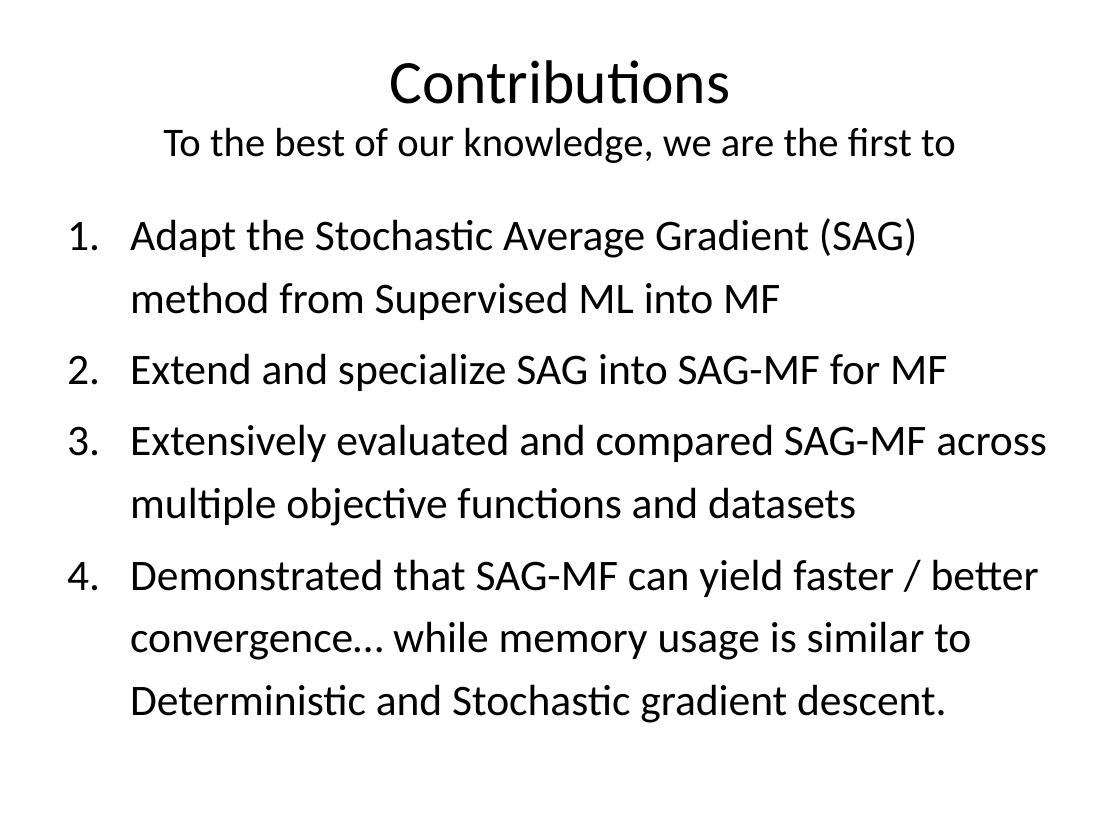
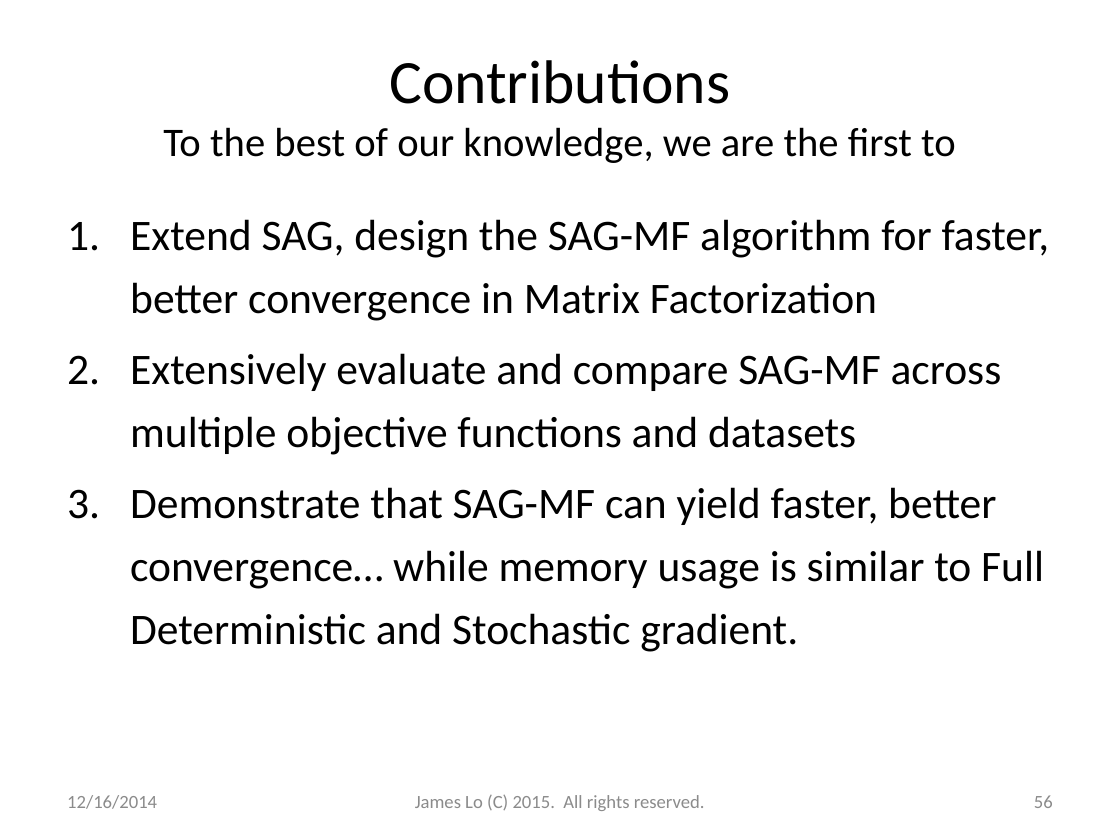
Before and after one commit to jamestklo/MatrixFactorizationMatlab, a slide deck: slide 56 of cs534L-SAGmf.pptx (slide 53 before the commit). Drawn at 1120x840 pixels with LibreOffice and Linux fonts; fonts in the diff are those of the drawing. Boxes give left, top, right and bottom in pixels: in the first picture for what was removed or moved away, otherwise in the second. Text is boxed around its words. In the diff, an @@ line names an element or a change of style, - is before the commit and + after.

```diff
--- a/cs534L-SAGmf.pptx
+++ b/cs534L-SAGmf.pptx
@@ text at <box>130,219,1050,652</box>: text changed @@
-1. Adapt the Stochastic Average Gradient (SAG) method from Supervised ML into MF
-2. Extend and specialize SAG into SAG-MF for MF
-3. Extensively evaluated and compared SAG-MF across multiple objective functions and datasets
-4. Demonstrated that SAG-MF can yield faster / better convergence… while memory usage is similar to Deterministic and Stochastic gradient descent.
+1. Extend SAG, design the SAG-MF algorithm for faster, better convergence in Matrix Factorization
+2. Extensively evaluate and compare SAG-MF across multiple objective functions and datasets
+3. Demonstrate that SAG-MF can yield faster, better convergence… while memory usage is similar to Full Deterministic and Stochastic gradient.
@@ text added at <box>67,795,157,809</box>, 12 pt, text #8C8C8C @@
+12/16/2014
@@ text added at <box>415,795,705,811</box>, 12 pt, text #8C8C8C @@
+James Lo (C) 2015. All rights reserved.
@@ page number added at <box>1034,795,1053,808</box>, 12 pt, text #8C8C8C @@
+56
```
Also in this commit, not shown: 45 other slides changed, 12 slides added, 8 slides removed, 1 other file.
